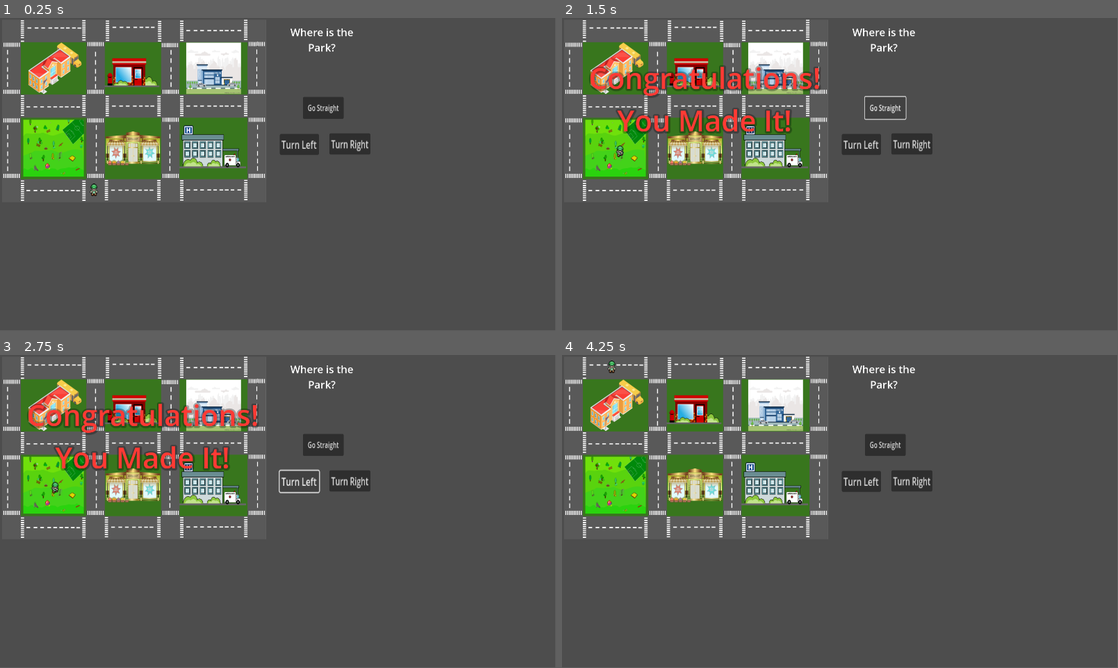
Above: before the commit, frames 1-4 (two rows, left to right).
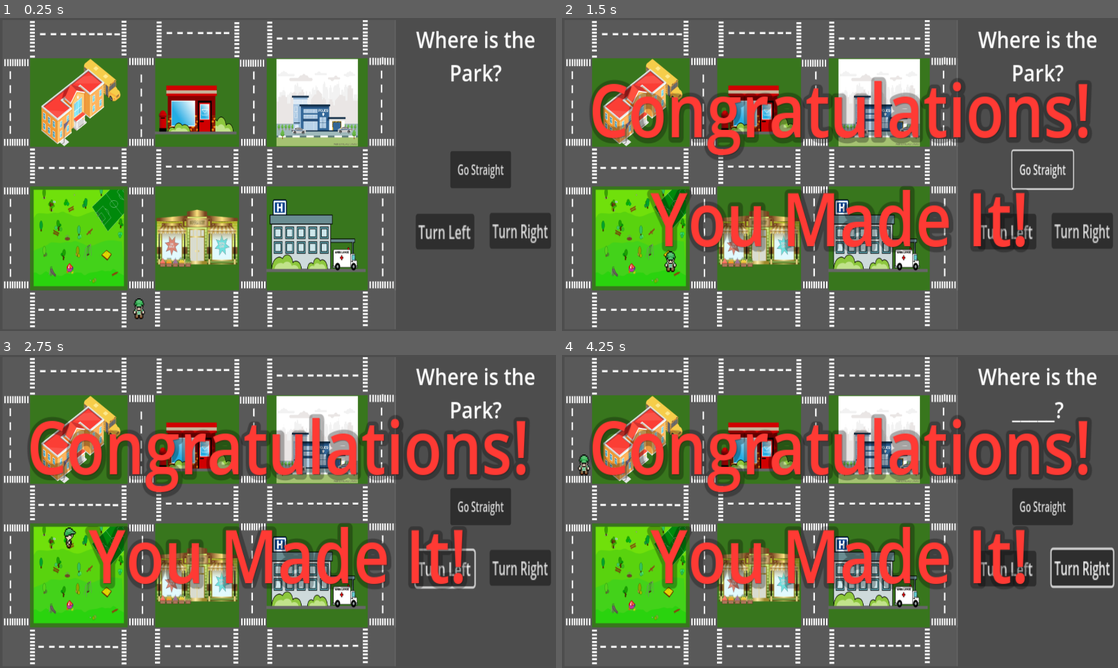
Above: after the commit, the same moments.

Repository: FisheyMug/DirectionsApp
Game: Godot game, scene res://Scenes/Level/level.tscn
Two runs of this game, one before a commit and one after it. Both use one fixed random seed, a clock stepped at 60 frames per second and the inputs below.
Inputs (mouse positions are in pixels of both pictures, inside the frame that each line leads up to):
- Up to frame 1 (0.25 s): no input
- Up to frame 2 (1.5 s): click "Go Straight" at 0.5 s; click "Go Straight" at 1.25 s
- Up to frame 3 (2.75 s): click "Turn Left" at 2 s
- Up to frame 4 (4.25 s): click "Turn Right" at 2.75 s; move the mouse to (617, 405) at 3.52 s; hold Right (turn_right) from 3.53 s (still down); click (617, 405) at 3.6 s
In our replay, the window is 799x449 before the commit and 800x450 after it. These sizes can differ from the game's own. Grey fills any space a smaller window leaves; there, only what the larger window draws over its background counts as a difference.

The runs differ from the first frame. In frame 1, 46% of the frame differs, in the area x 0-99%, y 0-100%; in frame 2, 50%; in frame 3, 50%; in frame 4, 51%, in the area x 0-100%, y 0-100%.

Commit message:
tweaking screen settings

Diff:
--- a/Scenes/Level/level.gd
+++ b/Scenes/Level/level.gd
@@ -8,6 +8,7 @@
 
 # Called when the node enters the scene tree for the first time.
 func _ready():
+	get_viewport().size = DisplayServer.screen_get_size()
 	for node in $locations.get_children():
 		locations.append(node)
 	for node in $MoveMarkers/Road.get_children():
--- a/Scenes/Level/level.tscn
+++ b/Scenes/Level/level.tscn
@@ -19,7 +19,7 @@
 
 [node name="Level" type="Node2D"]
 position = Vector2(7, 4)
-scale = Vector2(0.786746, 0.946529)
+scale = Vector2(1.17066, 1.60167)
 script = ExtResource("1_qv64o")
 
 [node name="Sprite2D" type="Sprite2D" parent="."]
@@ -173,21 +173,22 @@
 [node name="Sentence" type="CanvasLayer" parent="."]
 
 [node name="Label" type="Label" parent="Sentence"]
-offset_left = 976.0
-offset_top = 24.0
-offset_right = 1250.0
-offset_bottom = 214.0
+offset_left = 1384.0
+offset_top = 19.0
+offset_right = 1658.0
+offset_bottom = 209.0
+scale = Vector2(1.8916, 2.17179)
 text = "Where is the hospital?"
 label_settings = SubResource("LabelSettings_gklj6")
 horizontal_alignment = 1
 autowrap_mode = 3
 
 [node name="WinMessage" type="Label" parent="Sentence"]
-visible = false
 offset_left = 93.0
 offset_top = 138.0
 offset_right = 893.0
 offset_bottom = 422.0
+scale = Vector2(2.16544, 2.55708)
 text = "Congratulations!
 You Made It!"
 label_settings = SubResource("LabelSettings_bar5a")
--- a/project.godot
+++ b/project.godot
@@ -23,6 +23,8 @@
 
 window/size/viewport_width=1920
 window/size/viewport_height=1080
+window/stretch/mode="viewport"
+window/stretch/aspect="expand"
 
 [file_customization]
 
Not shown, changed: DirectionsWeb.apple-touch-icon.png.import
Not shown, changed: DirectionsWeb.icon.png.import
Not shown, changed: DirectionsWeb.png.import
Binary file added: WebExport/DirectionsWeb.apple-touch-icon.png
Not shown, added: WebExport/DirectionsWeb.apple-touch-icon.png.import
Binary file added: WebExport/DirectionsWeb.icon.png
Not shown, added: WebExport/DirectionsWeb.icon.png.import
Binary file added: WebExport/DirectionsWeb.png
Not shown, added: WebExport/DirectionsWeb.png.import
Not shown, changed: export_presets.cfg
Not shown, removed: .github/workflows/main.yml
Not shown, changed: DirectionsWeb.pck
(and 7 more such lines)
